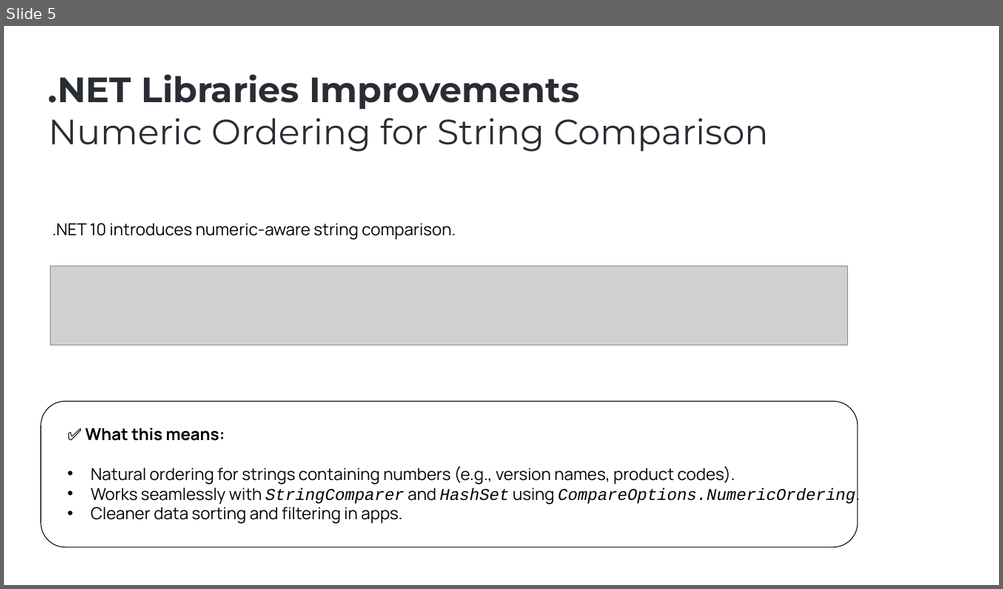
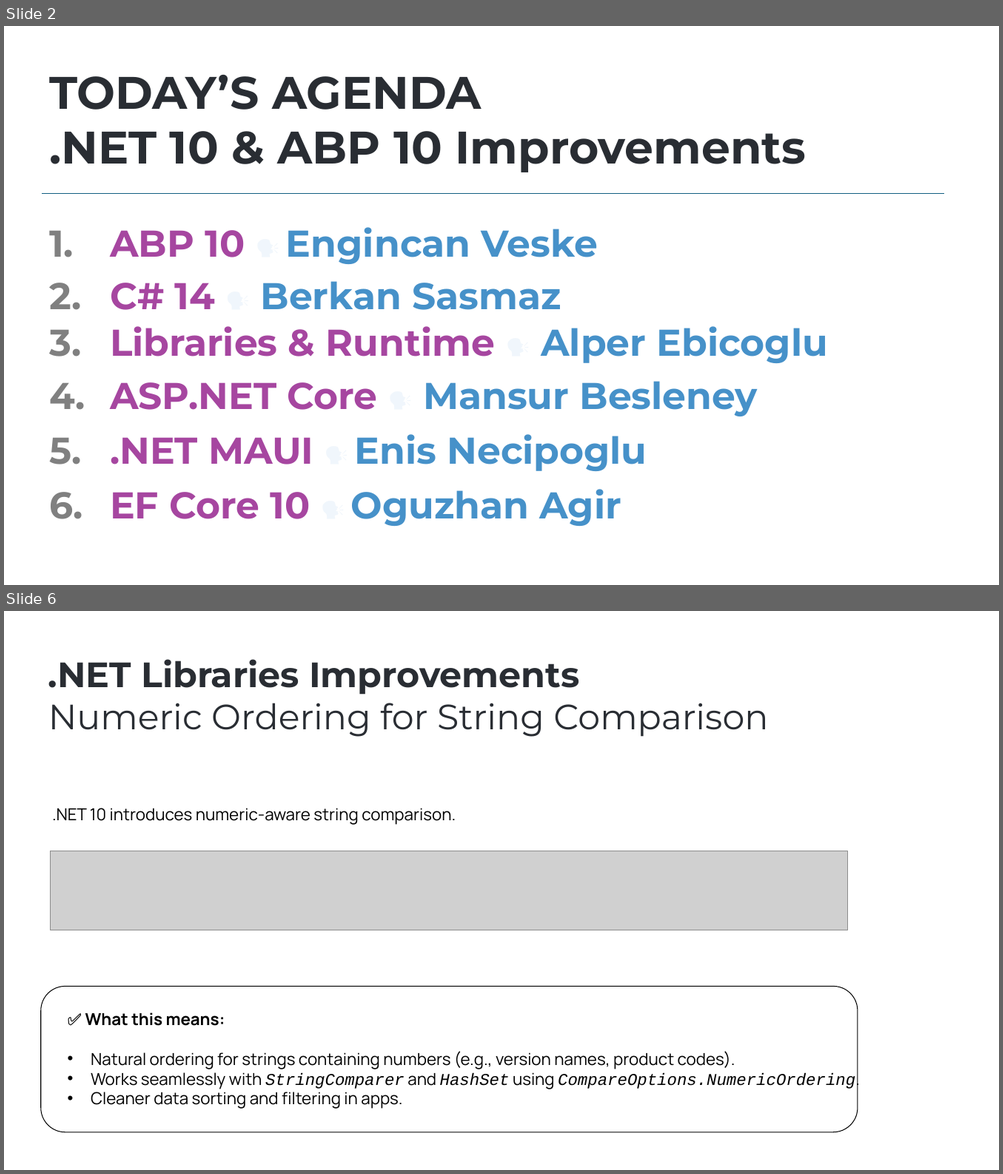
Before and after one commit to ebicoglu/presentations, a slide deck: abp-community-talks-2025.09.pptx. Shown one above the other, each under a label of ours: slide 5 before the commit, slides 2 and 6 after it; the slides between them are not shown. The pictures are 1003x589 and 1003x1174 pixels, drawn with LibreOffice and Linux fonts; fonts in the diff are those of the drawing; grey boxes stand for pictures; background and template pictures are left out. Boxes give left, top, right and bottom in pixels: in the first picture for what was removed or moved away, otherwise in the second. Text is boxed around its words. In the diff, an @@ line names an element or a change of style, - is before the commit and + after.

```diff
--- a/abp-community-talks-2025.09.pptx
+++ b/abp-community-talks-2025.09.pptx
@@ slide 2 added at [4, 26, 999, 585], background picture (left out) @@
@@ text added at [49, 75, 805, 173], 44 pt, text #292D33, bold @@
+TODAY’S AGENDA
+.NET 10 & ABP 10 Improvements
@@ line added from (42, 194) to (944, 194), #125F82 0.75 pt @@
@@ text added at [110, 227, 828, 526], 36 pt, text #4691C9, bold @@
+1. ABP 10 🗣 Engincan Veske
+2. C# 14 🗣 Berkan Sasmaz
+3. Libraries & Runtime 🗣 Alper Ebicoglu
+4. ASP.NET Core 🗣 Mansur Besleney
+5. .NET MAUI 🗣 Enis Necipoglu
+6. EF Core 10 🗣 Oguzhan Agir
@@ what was slide 5 is now slide 6 @@
```
Also in this commit, not shown: 3 slides changed, 1 other slide added, 1 slide removed.
